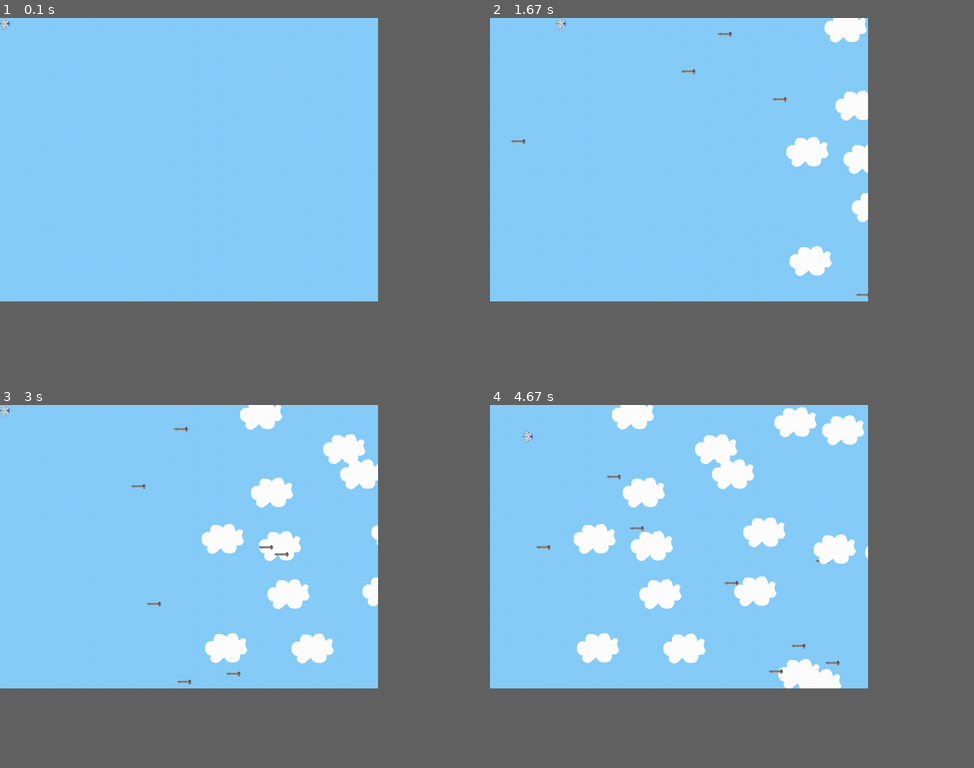
Above: before the commit, frames 1-4 (two rows, left to right).
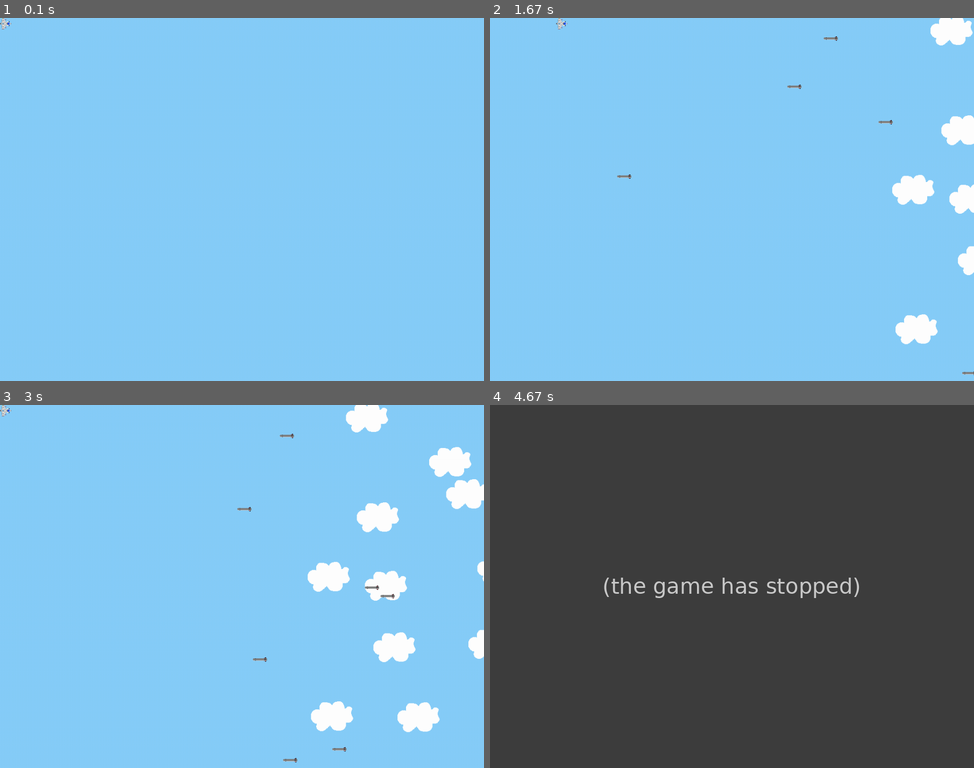
Above: after the commit, the same moments.

Repository: Apple2007/PyGameProjects
Game: pygame game, started from Missile Dodge/game.py
Same seed, same stepped clock (60 frames per second), same inputs: the game is played once before the commit and once after it.
Inputs:
- Up to frame 1 (0.1 s): no input
- Up to frame 2 (1.67 s): hold Right 0.33-0.8 s; hold Up 0.83-1.13 s; hold Right 1.17-1.63 s
- Up to frame 3 (3 s): hold Left 1.67-2.2 s; hold Left 2.57-2.97 s
- Up to frame 4 (4.67 s): hold Right 3.4-4.03 s; hold Down 4.07-4.43 s; hold Left from 4.47 s (still down)
In our replay, the window is 703x527 before the commit and 900x675 after it. These sizes can differ from the game's own. Grey fills any space a smaller window leaves; there, only what the larger window draws over its background counts as a difference.

The runs differ from the first frame. In frame 2, 5.2% of the frame differs, in the area x 4-100%, y 0-99%; in frame 3, 9.9%; in frame 4, 61%, in the area x 0-79%, y 0-79%.
After the commit the program exited at 4.43 s; later frames show no game.

Commit message:
fixed a few bugs

Diff:
--- a/Missile Dodge/game.py
+++ b/Missile Dodge/game.py
@@ -13,15 +13,15 @@
 )
 
 pygame.init()
-pygame.display.set_caption("Missile Dodge (Horrible Game)")
+pygame.display.set_caption("Missile Dodge by Jack Shorenstein")
 
 pygame.mixer.init()
-pygame.mixer.music.load("Missile Dodge/axelf.mp3")
+pygame.mixer.music.load("bombsoverbrooklyn.mp3")
 pygame.mixer.music.set_volume(0.7)
 pygame.mixer.music.play(-1)
 
-screen_height = 600
-screen_width = 800
+screen_height = 768
+screen_width = 1024
 
 screen = pygame.display.set_mode([screen_width, screen_height])
 
@@ -33,11 +33,12 @@
 
 # Defining Player, Enemy, and Cloud Classes
 class Player(pygame.sprite.Sprite):
-    def __init__(self):
+    def __init__(self, layer = 0):
         super(Player, self).__init__()
-        self.surf = pygame.image.load("Missile Dodge/pitrizzo-SpaceShip-gpl3-opengameart-24x24.png").convert()
+        self.surf = pygame.image.load("pitrizzo-SpaceShip-gpl3-opengameart-24x24.png").convert()
         self.surf.set_colorkey((255, 255, 255), RLEACCEL)
         self.rect = self.surf.get_rect()
+        self._layer = layer
 
     def update(self, pressed_keys):
         if pressed_keys[K_UP]:
@@ -61,7 +62,7 @@
 class Enemy(pygame.sprite.Sprite):
     def __init__(self):
         super(Enemy, self).__init__()
-        self.surf = pygame.image.load("Missile Dodge/spr_missile.png").convert()
+        self.surf = pygame.image.load("spr_missile.png").convert()
         self.surf.set_colorkey((255, 255, 255), RLEACCEL)
         self.size = self.surf.get_size()
         self.surf = pygame.transform.scale(self.surf, (int(self.size[0] / 2), int(self.size[1] / 2)))
@@ -81,7 +82,7 @@
 class Cloud(pygame.sprite.Sprite):
     def __init__(self):
         super(Cloud, self).__init__()
-        self.surf = pygame.image.load("Missile Dodge/cloud.png").convert()
+        self.surf = pygame.image.load("cloud.png").convert()
         self.surf.set_colorkey((0, 0, 0), RLEACCEL)
         self.rect = self.surf.get_rect(
             center=(
@@ -98,13 +99,13 @@
 # Initialize Player Class
 player = Player()
 
-# Create Sprite Groups
+# Create Sprite Groups for Enemies and Clouds
 enemies = pygame.sprite.Group()
 clouds = pygame.sprite.Group()
 all_sprites = pygame.sprite.Group()
 all_sprites.add(player)
 
-# Setup Decent FPS (so I won't go more insane...)
+# Setup Decent FPS
 clock = pygame.time.Clock()
 
 # Game Loop
@@ -134,6 +135,8 @@
     for entity in all_sprites:
         screen.blit(entity.surf, entity.rect)
 
+    screen.blit(player.surf, player.rect)
+
     if pygame.sprite.spritecollideany(player, enemies):
         player.kill()
         running = False
